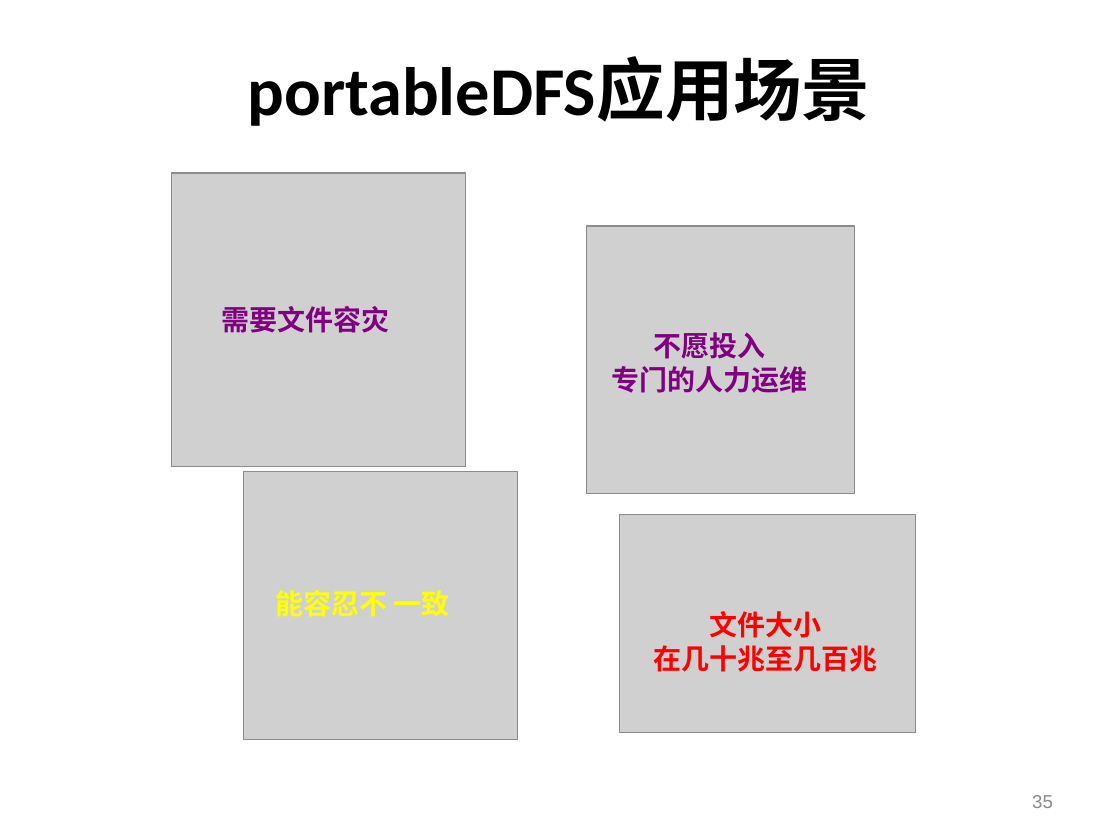
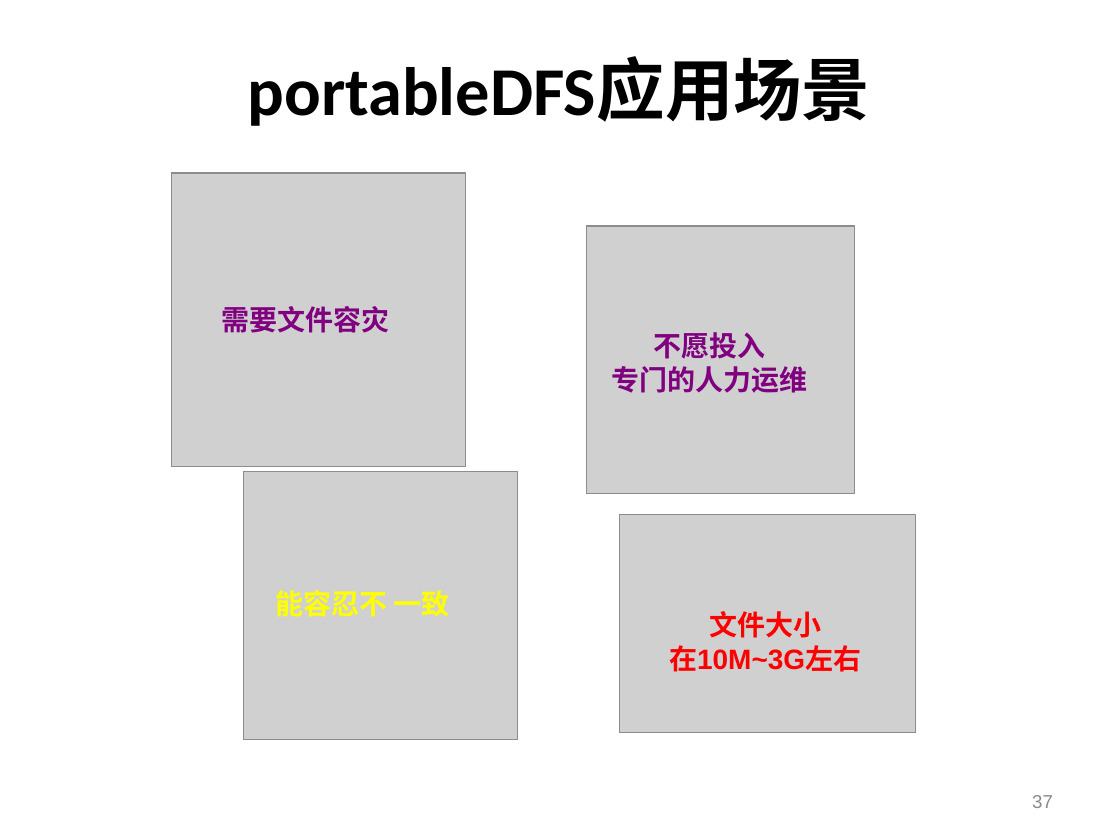
Before and after one commit to shtzr840329/mooon, a slide deck: slide 37 of applications/lightfs/doc/portableDFS-可便携的分布式文件系统.ppt (slide 35 before the commit). Drawn at 1120x840 pixels with LibreOffice and Linux fonts; fonts in the diff are those of the drawing; grey boxes stand for pictures; background and template pictures are left out. Boxes give left, top, right and bottom in pixels: in the first picture for what was removed or moved away, otherwise in the second. Text is boxed around its words. In the diff, an @@ line names an element or a change of style, - is before the commit and + after.

```diff
--- a/applications/lightfs/doc/portableDFS-可便携的分布式文件系统.ppt
+++ b/applications/lightfs/doc/portableDFS-可便携的分布式文件系统.ppt
@@ text at (669,645,861,672): text changed @@
-在几十兆至几百兆
+在10M~3G左右
@@ page number at (1032,795,1053,808): text changed @@
-35
+37
```
Also in this commit, not shown: 5 other slides changed, 3 slides added, 1 slide removed.
